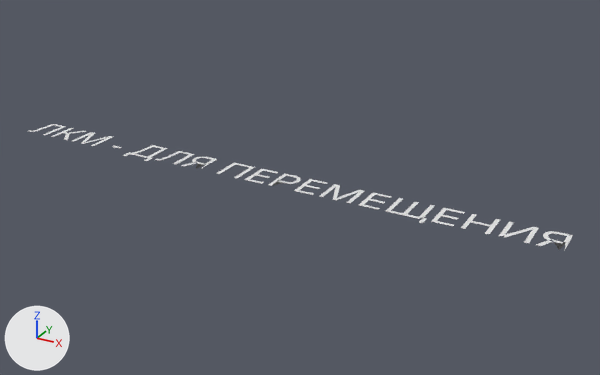
A saved change to the Blender file Assets/Core/lmb.blend.
One viewpoint serves both versions: a 50 mm camera at (8.87, -14.02, 7.12) aimed at (0.81, 0.64, -0.21). The axes (+X, +Y, +Z) are drawn at lower left. The lights are the same throughout. Text is drawn in Blender's own font.

Names of what the first picture shows: 'Text'.
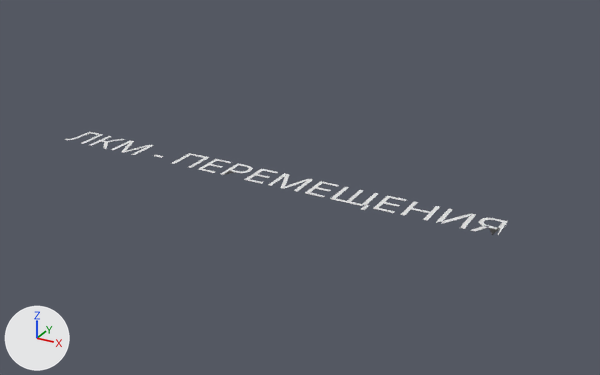
The change in detail:
In text 'Text' (txt_text), body goes from 'ЛКМ - ДЛЯ ПЕРЕМЕЩЕНИЯ' to 'ЛКМ - ПЕРЕМЕЩЕНИЯ'.

Pixel boxes (x1, y1, x2, y2) of what changed, in the pictures (600 x 375 px):
'Text', text changed
    before: (29, 124, 573, 251)
    after: (64, 132, 508, 235)
